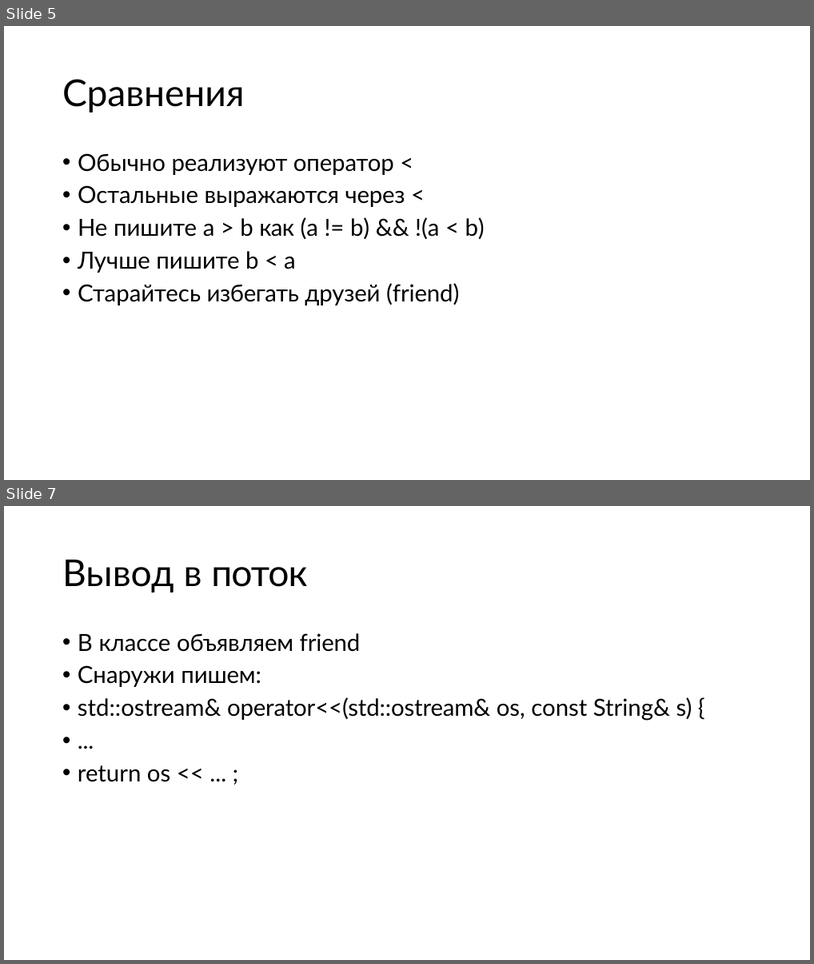
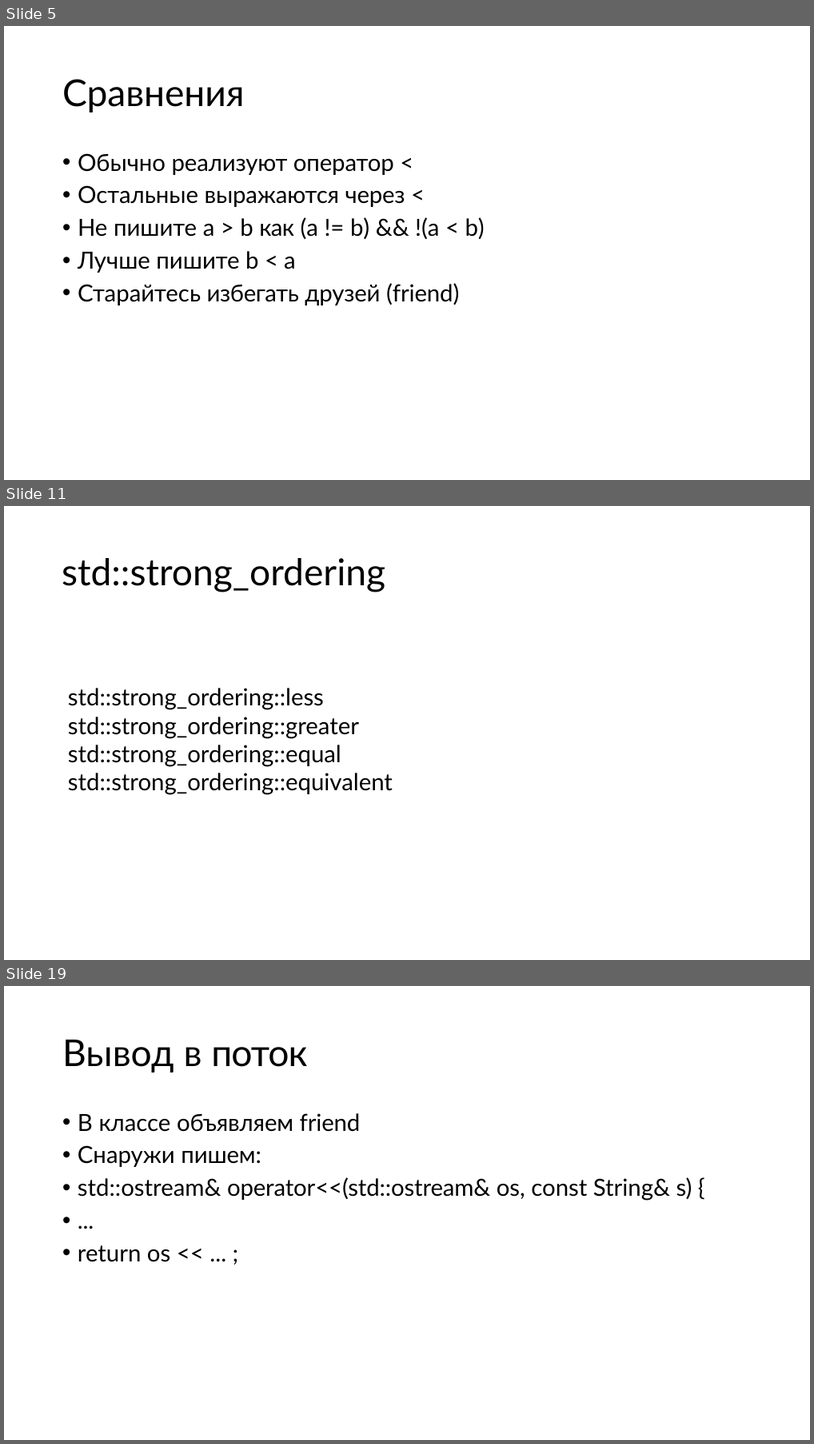
Before and after one commit to kostya2709/C_Plus_Plus_seminars, a slide deck: fall/sem_9_overload/presentations/Семинар_9.pptx. Shown one above the other, each under a label of ours: slides 5 and 7 before the commit, slides 5, 11 and 19 after it; the slides between them are not shown. The pictures are 814x964 and 814x1444 pixels, drawn with LibreOffice and Linux fonts; fonts in the diff are those of the drawing. Boxes give left, top, right and bottom in pixels: in the first picture for what was removed or moved away, otherwise in the second. Text is boxed around its words. In the diff, an @@ line names an element or a change of style, - is before the commit and + after.

```diff
--- a/fall/sem_9_overload/presentations/Семинар_9.pptx
+++ b/fall/sem_9_overload/presentations/Семинар_9.pptx
@@ slide 11 added at bbox=[4, 506, 810, 960], background #FFFFFF @@
@@ title added at bbox=[62, 558, 386, 592], 44 pt, text #000000 @@
+std::strong_ordering
@@ text added at bbox=[68, 688, 393, 795], 28 pt, text #000000 @@
+std::strong_ordering::less
+std::strong_ordering::greater
+std::strong_ordering::equal
+std::strong_ordering::equivalent
@@ what was slide 7 is now slide 19 @@
```
Also in this commit, not shown: 1 slide changed, 11 other slides added, 25 other files.
